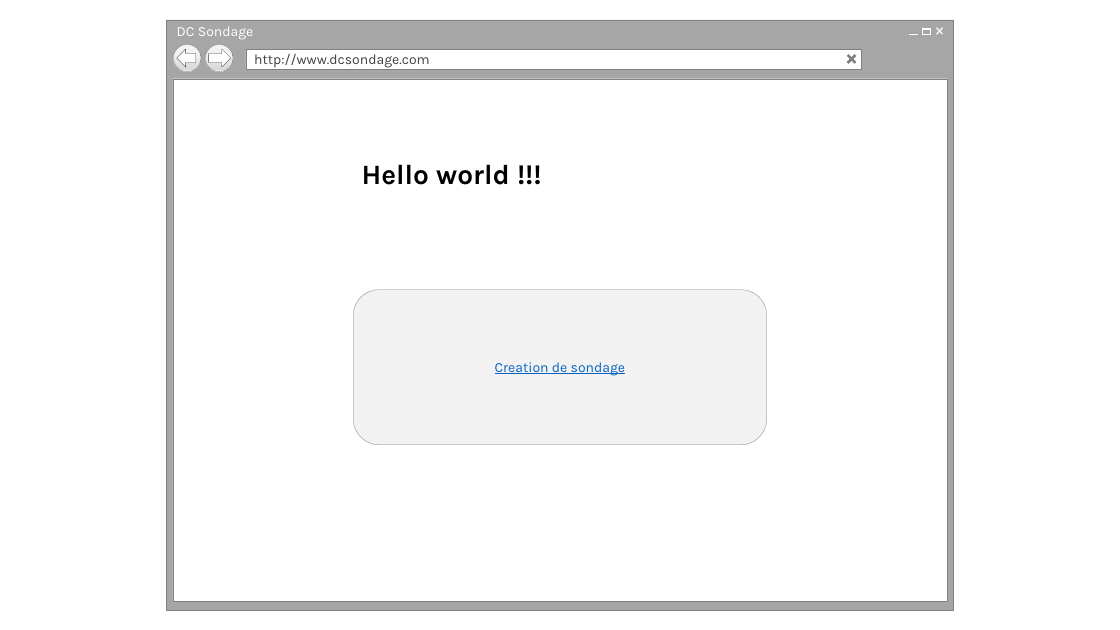
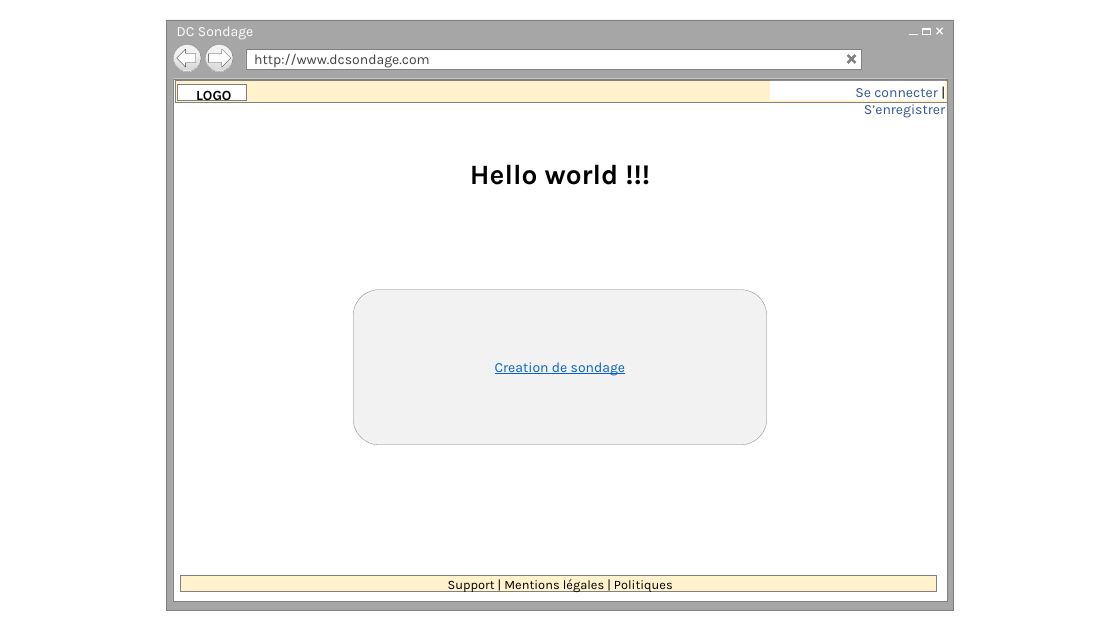
Before and after one commit to cedricbannelier/Projet1, a slide deck: slide 1 of maquette.pptx. Drawn at 1120x630 pixels with LibreOffice and Linux fonts; fonts in the diff are those of the drawing; background and template pictures are left out. Boxes give left, top, right and bottom in pixels: in the first picture for what was removed or moved away, otherwise in the second. Text is boxed around its words. In the diff, an @@ line names an element or a change of style, - is before the commit and + after.

```diff
--- a/maquette.pptx
+++ b/maquette.pptx
@@ rectangle added at [175,80,947,103], fill #FFF2CC, outline #808080 0.25 pt @@
@@ rectangle added at [177,84,245,101], fill #FFFFFF, outline #808080 0.25 pt, 12 pt, text #000000, bold @@
+LOGO
@@ rectangle added at [770,81,946,100], fill #FFFFFF, 12 pt, text #2F5597 @@
+Se connecter | S’enregistrer
@@ text "Hello world !!!" at [470,164,619,185]: alignment left to centre @@
@@ rectangle added at [180,575,937,592], fill #FFF2CC, outline #808080 0.25 pt, 11 pt, text #000000 @@
+Support | Mentions légales | Politiques
```
Also in this commit, not shown: 6 other slides changed, 15 slides added, 1 slide removed, 1 other file.
